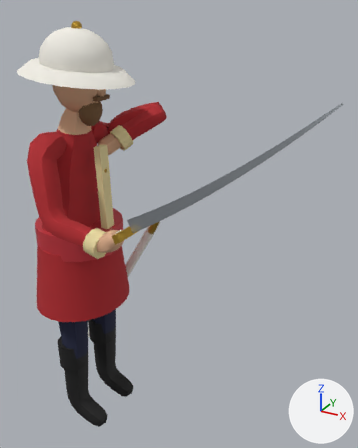
The glTF model models/era2/ingliz_qomondon.glb: old version first, new version second.
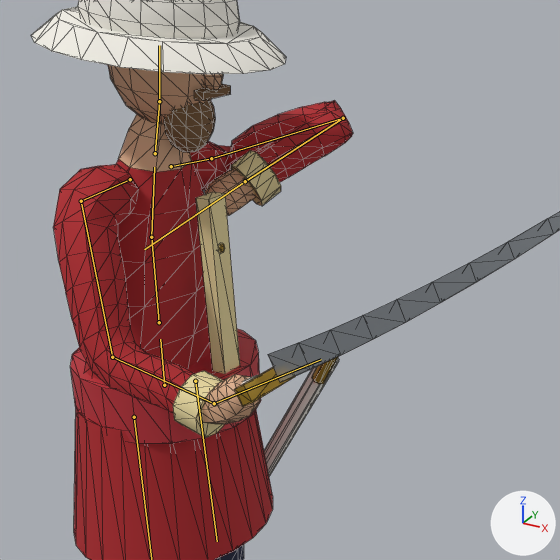
Each version appears first whole from a 50 mm camera at (1.33, -1.548, 1.854) aimed at (0.436, 0.079, 1.04), and next in a close-up on the part from 1% to 74% of the width and 12% to 71% of the height. The axes (+X, +Y, +Z) are drawn at lower right. The lights are the same throughout. The first two pictures are the older version. Both versions are drawn at frame 24 of the action 'Block'; the numbers are the values there. The bones that change, and the others that lie on the model, are drawn over the model as lines in the close-ups. The close-ups show mesh edges as thin lines.

Objects in the first close-up: 'Body', 'Sword'.
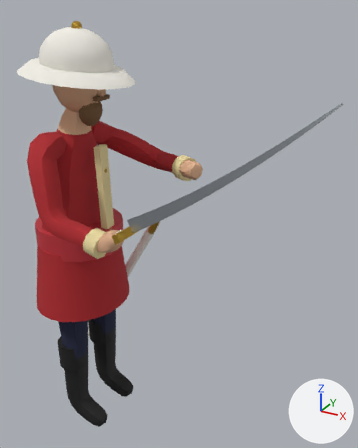
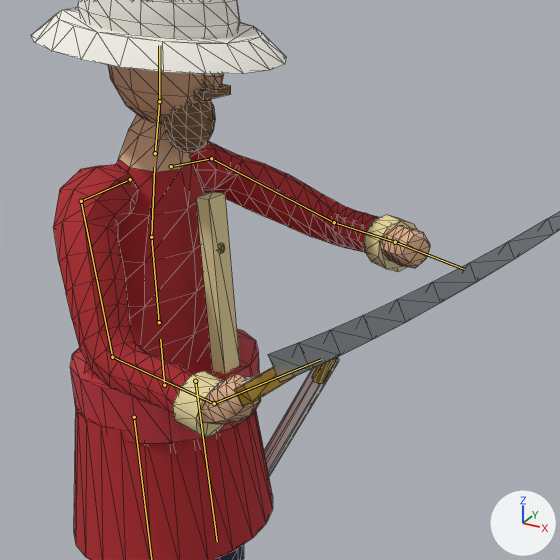
Location of each change, (x1, y1, x2, y2) in pixels of the close-ups (560 x 560 px):
'Body', posed: before (31, 0, 353, 560); after (31, 0, 430, 560)
bone 'UpperArm.L', root to tip: before (211, 158) to (343, 118); after (211, 158) to (334, 222)
bone 'ForeArm.L', root to tip: before (343, 118) to (245, 181); after (334, 222) to (395, 242)

What the commit changed:
Bone 'UpperArm.L' (bone_upperarm_l) turns from (34, -7, -115) to (17, -7, -67) degrees about its own x, y and z.
Bone 'ForeArm.L' (bone_forearm_l) turns from (-136, -54, -47) to (-45, 28, -65) degrees about its own x, y and z.
